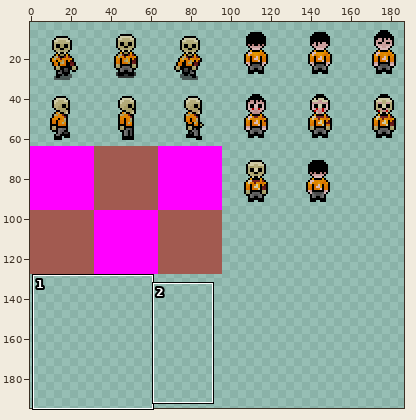
Sprite sheet, stored at Sprites/LostSoul.png. The first picture is a wide view before the edit; the outline marks the close-up.
Close-up. Old version:
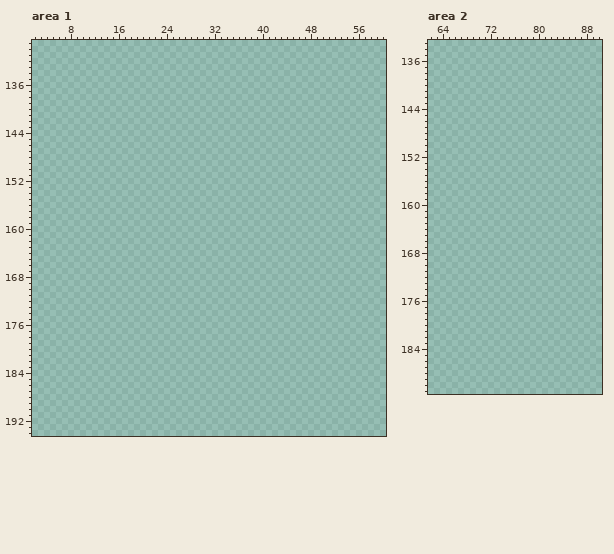
The file is 192x256 pixels. Shown: area 1: x 2..60, y 129..194; area 2: x 62..90, y 133..191. The wide view leaves out empty margins.
And afterwards:
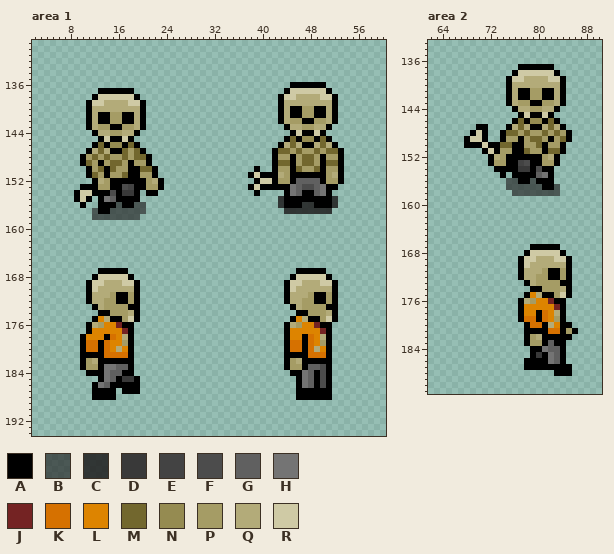
Palette (. is transparent): A #000000  B #252525aa  C #252525e3  D #393939  E #434343  F #4c4c4c  G #606060  H #747474  J #742323  K #d67100  L #dd8400  M #72672e  N #958b51  P #a59c65  Q #b3ab79  R #cfcaa5
What changed:
Changed rows in their new state; - is an unchanged pixel.
Area 1:
first column x 9:
136 ------------------------------------AAAAAA---
137 ----AAAAAA-------------------------ARRRRRRA--
138 ---ARRRRRRA-----------------------ARRQQQQRRA-
139 --ARRQQQQRRA----------------------AQQQQQQQQA-
140 --AQQQQQQQQA----------------------AQAAPPAAQA-
141 --AQAAPPAAQA----------------------AQAAPPAAQA-
142 --AQAAPPAAQA----------------------AQPPAAPPQA-
143 --AQPPAAPPQA-----------------------AQQPPQQA--
144 ---AQQPPQQA-------------------------ARAARA---
145 ----ARAARA-------------------------AMANNAMA--
146 ---AMANNAMA-----------------------AQMQAAQMQA-
147 --AQMQAAMPMA---------------------AMMPMPPMPMMA
148 -APMPMPPMPMMA--------------------APPAPMMPAPPA
149 -AMPAPMMPAPPA--------------------AMMAPMMPAMMA
150 --APMAMPPAAMMA----------------A--APPAMPPMAPPA
151 --AMPAPPMAAPPA---------------ARAAAQPAAAAAAPQA
152 ---AQPAAAAAAPQA---------------ARRAPPAGGGGAPPA
153 -AAAPPAAFEAAPPA--------------ARAAAAAHGFFGHAA-
154 ARRAAAFADDA-AA----------------A----AHGAAGHA--
155 ARA-AHGAAAA-----------------------CAAAAAAAAC-
156 -A--AAABAABB----------------------CAAACCAAAC-
157 ---BAABBBBBB-----------------------CCCCCCCC--
158 ---BBBBBBBB----------------------------------
first column x 10:
167 ---AAAAA----------------------------AAAAA--
168 --ARRRRRA--------------------------ARRRRRA-
169 -ARRQQQRRA------------------------ARRQQQRRA
170 -ARQQQQQQA------------------------ARQQQQQQA
171 -AQQQPAAPA------------------------AQQQPAAPA
172 -AQQPPAAPA------------------------AQQPPAAPA
173 --AQPPPPAA-------------------------AQPPPPAA
174 ---AAPPPQA--------------------------AAPPPQA
175 --ALQAAPRA-------------------------ALQAAPRA
176 -AQPLLJAA-------------------------AQPLLJAA-
177 -ALLLLLJA-------------------------ALLLLLJA-
178 ALLLAKLQA-------------------------ALLAKLQA-
179 AKKAKLLPA-------------------------AKKAKLPA-
180 AKKAKLQLA-------------------------AKKAKQLA-
181 AAAAKKKKA-------------------------AAAAKKKA-
182 APQAAAAAA-------------------------APQAAAAA-
183 APPAHHGGA-------------------------APPAGGFA-
184 -AAAHGGAA--------------------------AAHGAFA-
185 ---AHGADDA--------------------------AHGAFA-
186 --AHGAAAAA--------------------------AHGAFA-
187 --AAAA-AAA--------------------------AAAAAA-
188 --AAAA------------------------------AAAAAA-
Area 2:
first column x 68:
137 ---------AAAAAA---
138 --------ARRRRRRA--
139 -------ARRQQQQRRA-
140 -------AQQQQQQQQA-
141 -------AQAAPPAAQA-
142 -------AQAAPPAAQA-
143 -------AQPPAAPPQA-
144 --------AQQPPQQA--
145 ---------ARAARA---
146 --------AMANNAMA--
147 --AA---AQMQAAQMQA-
148 -ARA--AMMPMPPMPMPA
149 ARRA--APPAPMMPAPMA
150 AAARAAMMAAPPMAPPA-
151 ---ARAPPAAMPPAMMA-
152 ----AQPAAAAAAPQA--
153 ----APPAAEFAAPPA--
154 -----AAAADDAFAA---
155 ------A-AAAAGHA---
156 -------BBAABAAA---
157 -------BBBBBBAAB--
158 --------BBBBBBBB--
first column x 77:
167 --AAAAA---
168 -ARRRRRA--
169 ARRQQQRRA-
170 ARQQQQQQA-
171 AQQQPAAPA-
172 AQQPPAAPA-
173 -AQPPPPAA-
174 --AAPPPQA-
175 -ALQAAPRA-
176 AQPLLJAA--
177 ALLLLLJA--
178 ALLAKLQA--
179 AKKAKLPA--
180 -AKKAQLAA-
181 -AAAAKKAPA
182 -APQAAAAA-
183 -APPAGAA--
184 --AAHGGA--
185 --ADAHGA--
186 -AAAAHGA--
187 -AAAAAAAA-
188 ------AAA-
Pixel boxes of the changes (left, top, right, bottom) in both close-ups:
added: (248, 82, 344, 214)
added: (74, 88, 164, 220)
added: (80, 268, 140, 400)
added: (284, 268, 338, 400)
added: (464, 64, 572, 196)
added: (518, 244, 578, 376)
